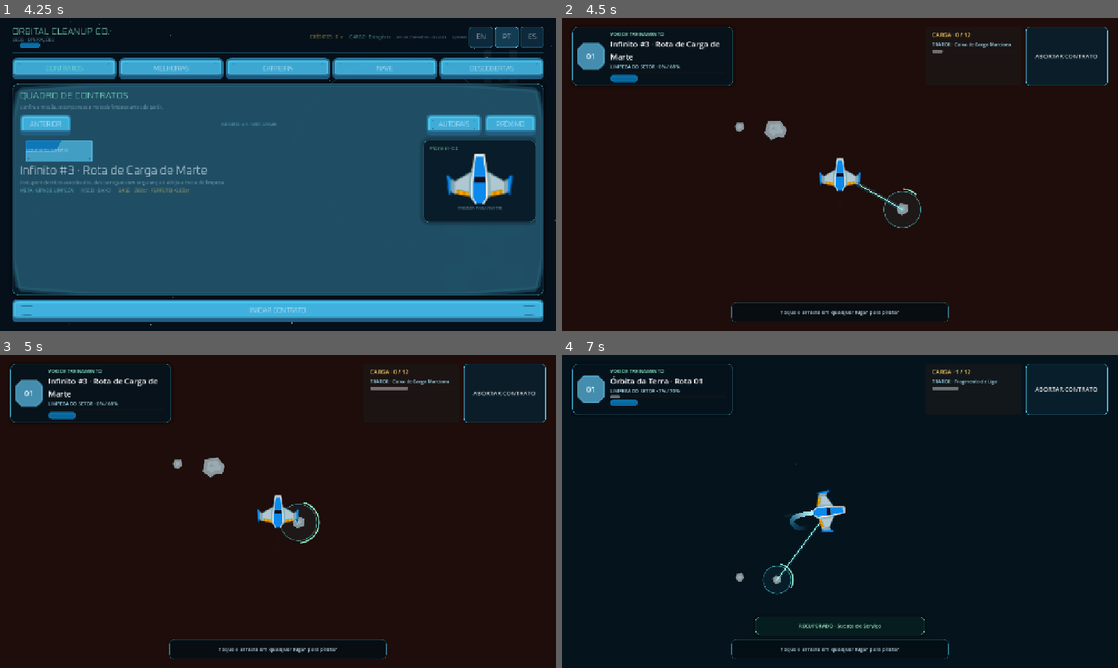
Above: before the commit, frames 1-4 (two rows, left to right).
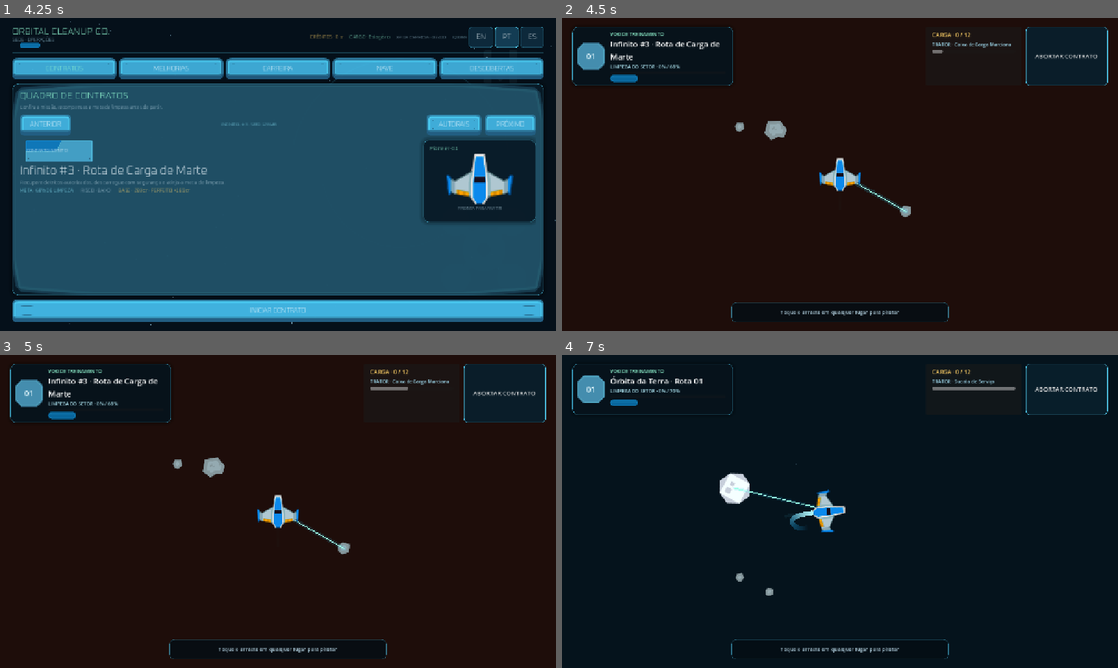
Above: after the commit, the same moments.

Repository: EwertonMendes/Orbital-Cleanup-Co.
Game: Godot game, scene res://src/core/app/app_root.tscn
Two runs of this game, one before a commit and one after it. Both use one fixed random seed, a clock stepped at 60 frames per second and the inputs below.
Inputs (mouse positions are in pixels of both pictures, inside the frame that each line leads up to):
- Up to frame 1 (4.25 s): click "ENDLESS" at 0.5 s; click "NEXT" at 1.25 s; click "NEXT" at 2 s; click "EN" at 2.75 s; click "PT" at 3.5 s
- Up to frame 2 (4.5 s): click "INICIAR CONTRATO" at 4.25 s
- Up to frame 3 (5 s): no input
- Up to frame 4 (7 s): click "ABORTAR CONTRATO" at 5 s; click "INICIAR CONTRATO" at 5.75 s; tap Enter at 6.5 s; move the mouse to (962, 495) at 6.52 s; hold D (occ_move_right) from 6.53 s (still down); click (962, 495) at 6.67 s

Frame 1 is identical in both runs. In frame 2, 0.2% of the frame differs, in the area x 57-65%, y 54-68%; in frame 3, 0.3%; in frame 4, 1.2%, in the area x 8-82%, y 4-90%.
Error after the commit: Parse Error: Cannot infer the type of "center" variable because the value doesn't have a set type. (res://src/game/salvage/salvage_marker.gd:73)

Commit message:
feat: establish semantic world visual language

Diff:
--- /dev/null
+++ b/src/game/salvage/salvage_marker.gd
@@ -0,0 +1,75 @@
+extends Node2D
+class_name SalvageMarker
+
+var _definition: SalvageDefinition
+var _targeted := false
+var _progress := 0.0
+var _phase := 0.0
+
+func configure(definition: SalvageDefinition) -> void:
+	_definition = definition
+	queue_redraw()
+
+func set_targeted(value: bool) -> void:
+	_targeted = value
+	if not value:
+		_progress = 0.0
+	queue_redraw()
+
+func set_progress(value: float) -> void:
+	_progress = clampf(value, 0.0, 1.0)
+	queue_redraw()
+
+func _process(delta: float) -> void:
+	_phase = fmod(_phase + delta * 2.1, TAU)
+	queue_redraw()
+
+func _draw() -> void:
+	if _definition == null:
+		return
+
+	var category := WorldVisualLanguage.salvage_category_color(_definition.category)
+	var rarity := WorldVisualLanguage.salvage_rarity_color(_definition.rarity)
+	var radius := _definition.collision_radius + 13.0
+	var breathe := (sin(_phase) + 1.0) * 0.5
+	var idle_alpha := 0.20 + breathe * 0.07
+
+	draw_circle(Vector2.ZERO, radius + 8.0, Color(category, 0.025 + breathe * 0.012))
+	draw_arc(Vector2.ZERO, radius, 0.0, TAU, 56, Color(category, idle_alpha), 1.4, true)
+	_draw_brackets(radius, category, 0.68 if _targeted else 0.42)
+
+	var pip := Vector2(0.0, -radius - 8.0)
+	var diamond := PackedVector2Array([
+		pip + Vector2(0.0, -4.5),
+		pip + Vector2(4.5, 0.0),
+		pip + Vector2(0.0, 4.5),
+		pip + Vector2(-4.5, 0.0),
+	])
+	draw_colored_polygon(diamond, Color(rarity, 0.92))
+
+	if not _targeted:
+		return
+
+	draw_circle(Vector2.ZERO, radius + 4.0, Color(category, 0.06))
+	draw_arc(Vector2.ZERO, radius + 3.0, 0.0, TAU, 64, Color(category, 0.88), 2.2, true)
+	if _progress > 0.0:
+		draw_arc(
+			Vector2.ZERO,
+			radius + 8.0,
+			-PI * 0.5,
+			-PI * 0.5 + TAU * _progress,
+			48,
+			Color(rarity, 0.98),
+			3.0,
+			true
+		)
+
+func _draw_brackets(radius: float, color: Color, alpha: float) -> void:
+	var c := Color(color, alpha)
+	var arm := 8.0
+	var offset := radius + 3.0
+	for direction in [Vector2.UP, Vector2.RIGHT, Vector2.DOWN, Vector2.LEFT]:
+		var tangent := Vector2(-direction.y, direction.x)
+		var center := direction * offset
+		draw_line(center - tangent * arm, center + tangent * arm, c, 2.0, true)
+		draw_line(center, center - direction * 6.0, c, 2.0, true)
--- a/src/game/salvage/salvage_object.gd
+++ b/src/game/salvage/salvage_object.gd
@@ -5,6 +5,7 @@
 @export_range(-3.0, 3.0, 0.05) var spin_speed := 0.35
 
 @onready var sprite: Sprite2D = %Sprite
+@onready var marker: SalvageMarker = %Marker
 @onready var collision_shape: CollisionShape2D = %CollisionShape
 
 var _tractor_progress := 0.0
@@ -20,7 +21,7 @@
 	queue_redraw()
 
 func _process(delta: float) -> void:
-	rotation += spin_speed * delta
+	sprite.rotation = wrapf(sprite.rotation + spin_speed * delta, -PI, PI)
 
 	if _targeted:
 		var pulse := 1.0 + sin(Time.get_ticks_msec() * 0.009) * 0.035
@@ -32,6 +33,7 @@
 	if _targeted == value:
 		return
 	_targeted = value
+	marker.set_targeted(value)
 	if not value:
 		_tractor_progress = 0.0
 		_tractor_velocity = Vector2.ZERO
@@ -41,6 +43,7 @@
 	assert(_targeted, "tractor_step requires an active target.")
 	var effective_speed := maxf(collection_speed_multiplier, 0.1)
 	_tractor_progress = minf(_tractor_progress + (delta * effective_speed) / definition.collect_duration, 1.0)
+	marker.set_progress(_tractor_progress)
 
 	var offset := anchor - global_position
 	var distance := offset.length()
@@ -65,28 +68,9 @@
 	sprite.texture = definition.sprite
 	_base_scale = Vector2.ONE * definition.visual_scale
 	sprite.scale = _base_scale
+	sprite.modulate = Color(0.96, 1.0, 1.0, 1.0)
+	marker.configure(definition)
 
 	var circle := collision_shape.shape as CircleShape2D
 	assert(circle != null, "SalvageObject requires a CircleShape2D.")
 	circle.radius = definition.collision_radius
-
-func _draw() -> void:
-	if not _targeted or definition == null:
-		return
-
-	var radius := definition.collision_radius + 12.0
-	draw_circle(Vector2.ZERO, radius, Color(0.18, 0.84, 1.0, 0.055))
-	draw_arc(Vector2.ZERO, radius, 0.0, TAU, 48, Color(0.35, 0.91, 1.0, 0.56), 1.5, true)
-
-	if _tractor_progress > 0.0:
-		var end_angle := -PI * 0.5 + TAU * _tractor_progress
-		draw_arc(
-			Vector2.ZERO,
-			radius + 5.0,
-			-PI * 0.5,
-			end_angle,
-			40,
-			Color(0.58, 0.97, 0.82, 0.94),
-			3.0,
-			true
-		)
--- a/src/game/salvage/salvage_object.tscn
+++ b/src/game/salvage/salvage_object.tscn
@@ -1,6 +1,7 @@
-[gd_scene load_steps=3 format=3]
+[gd_scene load_steps=4 format=3]
 
 [ext_resource type="Script" path="res://src/game/salvage/salvage_object.gd" id="1"]
+[ext_resource type="Script" path="res://src/game/salvage/salvage_marker.gd" id="2"]
 
 [sub_resource type="CircleShape2D" id="SalvageShape"]
 radius = 22.0
@@ -12,6 +13,11 @@
 monitorable = true
 script = ExtResource("1")
 
+[node name="Marker" type="Node2D" parent="."]
+unique_name_in_owner = true
+z_index = -1
+script = ExtResource("2")
+
 [node name="Sprite" type="Sprite2D" parent="."]
 unique_name_in_owner = true
 texture_filter = 2
--- /dev/null
+++ b/src/game/sector/landmark_marker.gd
@@ -0,0 +1,20 @@
+extends Node2D
+class_name SectorLandmarkMarker
+
+var _radius := 110.0
+var _phase := 0.0
+
+func configure(radius: float) -> void:
+	_radius = maxf(radius, 72.0)
+	queue_redraw()
+
+func _process(delta: float) -> void:
+	_phase = fmod(_phase + delta * 0.35, TAU)
+	queue_redraw()
+
+func _draw() -> void:
+	var accent := WorldVisualLanguage.landmark_color()
+	var breathe := (sin(_phase) + 1.0) * 0.5
+	draw_circle(Vector2.ZERO, _radius * 0.9, Color(accent, 0.018 + breathe * 0.008))
+	draw_arc(Vector2.ZERO, _radius, deg_to_rad(200.0), deg_to_rad(338.0), 44, Color(accent, 0.25), 1.6, true)
+	draw_arc(Vector2.ZERO, _radius + 12.0, deg_to_rad(20.0), deg_to_rad(158.0), 44, Color(accent, 0.12), 1.0, true)
--- /dev/null
+++ b/src/game/sector/obstacle_marker.gd
@@ -0,0 +1,37 @@
+extends Node2D
+class_name SectorObstacleMarker
+
+var _radius := 32.0
+var _phase := 0.0
+
+func configure(radius: float) -> void:
+	_radius = maxf(radius, 12.0)
+	queue_redraw()
+
+func _process(delta: float) -> void:
+	_phase = fmod(_phase + delta * 0.9, TAU)
+	queue_redraw()
+
+func _draw() -> void:
+	var hazard := WorldVisualLanguage.hazard_color()
+	var breathe := (sin(_phase) + 1.0) * 0.5
+	var ring_radius := _radius + 9.0
+
+	draw_circle(Vector2.ZERO, _radius + 4.0, Color(0.0, 0.0, 0.0, 0.13))
+	for index in range(8):
+		var start := TAU * float(index) / 8.0 + 0.06
+		var end := start + 0.28
+		draw_arc(
+			Vector2.ZERO,
+			ring_radius,
+			start,
+			end,
+			8,
+			Color(hazard, 0.35 + breathe * 0.08),
+			2.2,
+			true
+		)
+
+	for direction in [Vector2.UP, Vector2.RIGHT, Vector2.DOWN, Vector2.LEFT]:
+		var start := direction * (ring_radius + 1.0)
+		draw_line(start, direction * (ring_radius + 7.0), Color(hazard, 0.34), 1.5, true)
--- a/src/game/sector/sector_landmark.gd
+++ b/src/game/sector/sector_landmark.gd
@@ -2,6 +2,7 @@
 class_name SectorLandmark
 
 @onready var sprite: Sprite2D = %Sprite
+@onready var marker: SectorLandmarkMarker = %Marker
 
 var _definition: Dictionary = {}
 
@@ -11,9 +12,12 @@
 
 func _ready() -> void:
 	assert(not _definition.is_empty(), "SectorLandmark must be configured before entering the tree.")
+	add_to_group("landmark")
 	var texture_path := String(_definition["sprite"])
 	sprite.texture = load(texture_path) as Texture2D
 	assert(sprite.texture != null, "SectorLandmark texture must load: %s" % texture_path)
 	var visual_scale := float(_definition.get("scale", 1.0))
 	sprite.scale = Vector2.ONE * visual_scale
-	sprite.modulate = Color(0.70, 0.90, 1.0, 0.34)
+	sprite.modulate = Color(0.68, 0.84, 0.95, 0.48)
+	var texture_size := sprite.texture.get_size() * visual_scale
+	marker.configure(maxf(texture_size.x, texture_size.y) * 0.48)
--- a/src/game/sector/sector_landmark.tscn
+++ b/src/game/sector/sector_landmark.tscn
@@ -1,10 +1,16 @@
-[gd_scene load_steps=2 format=3]
+[gd_scene load_steps=3 format=3]
 
 [ext_resource type="Script" path="res://src/game/sector/sector_landmark.gd" id="1"]
+[ext_resource type="Script" path="res://src/game/sector/landmark_marker.gd" id="2"]
 
 [node name="SectorLandmark" type="Node2D"]
 script = ExtResource("1")
 
+[node name="Marker" type="Node2D" parent="."]
+unique_name_in_owner = true
+z_index = -1
+script = ExtResource("2")
+
 [node name="Sprite" type="Sprite2D" parent="."]
 unique_name_in_owner = true
 texture_filter = 2
--- a/src/game/sector/sector_obstacle.gd
+++ b/src/game/sector/sector_obstacle.gd
@@ -2,6 +2,7 @@
 class_name SectorObstacle
 
 @onready var sprite: Sprite2D = %Sprite
+@onready var marker: SectorObstacleMarker = %Marker
 @onready var collision_shape: CollisionShape2D = %CollisionShape
 
 var _definition: Dictionary = {}
@@ -14,11 +15,14 @@
 
 func _ready() -> void:
 	assert(not _definition.is_empty(), "SectorObstacle must be configured before entering the tree.")
+	add_to_group("hazard")
 	var texture_path := String(_definition["sprite"])
 	sprite.texture = load(texture_path) as Texture2D
 	assert(sprite.texture != null, "SectorObstacle texture must load: %s" % texture_path)
 	sprite.scale = Vector2.ONE * _visual_scale
+	sprite.modulate = Color(0.58, 0.62, 0.66, 0.96)
 
 	var circle := collision_shape.shape as CircleShape2D
 	assert(circle != null, "SectorObstacle requires CircleShape2D.")
 	circle.radius = float(_definition["collision_radius"]) * _visual_scale
+	marker.configure(circle.radius)
--- a/src/game/sector/sector_obstacle.tscn
+++ b/src/game/sector/sector_obstacle.tscn
@@ -1,6 +1,7 @@
-[gd_scene load_steps=3 format=3]
+[gd_scene load_steps=4 format=3]
 
 [ext_resource type="Script" path="res://src/game/sector/sector_obstacle.gd" id="1"]
+[ext_resource type="Script" path="res://src/game/sector/obstacle_marker.gd" id="2"]
 
 [sub_resource type="CircleShape2D" id="ObstacleShape"]
 radius = 32.0
@@ -10,9 +11,13 @@
 collision_mask = 0
 script = ExtResource("1")
 
+[node name="Marker" type="Node2D" parent="."]
+unique_name_in_owner = true
+z_index = -1
+script = ExtResource("2")
+
 [node name="Sprite" type="Sprite2D" parent="."]
 unique_name_in_owner = true
-modulate = Color(0.76, 0.82, 0.86, 1)
 texture_filter = 2
 
 [node name="CollisionShape" type="CollisionShape2D" parent="."]
--- /dev/null
+++ b/src/game/visual/world_visual_language.gd
@@ -0,0 +1,38 @@
+extends RefCounted
+class_name WorldVisualLanguage
+
+static func salvage_category_color(category: StringName) -> Color:
+	match String(category):
+		"electronics":
+			return Color("#55d8ff")
+		"cargo":
+			return Color("#ffd166")
+		"research":
+			return Color("#b68cff")
+		"power":
+			return Color("#8ff1ce")
+		"mining":
+			return Color("#ffb86c")
+		"industrial":
+			return Color("#72e2c4")
+		"propulsion":
+			return Color("#76a9ff")
+		_:
+			return Color("#68e7f5")
+
+static func salvage_rarity_color(rarity: StringName) -> Color:
+	match String(rarity):
+		"uncommon":
+			return Color("#8ff1ce")
+		"rare":
+			return Color("#ffd166")
+		"epic":
+			return Color("#d59cff")
+		_:
+			return Color("#bdefff")
+
+static func hazard_color() -> Color:
+	return Color("#ff8f5c")
+
+static func landmark_color() -> Color:
+	return Color("#78bde8")
